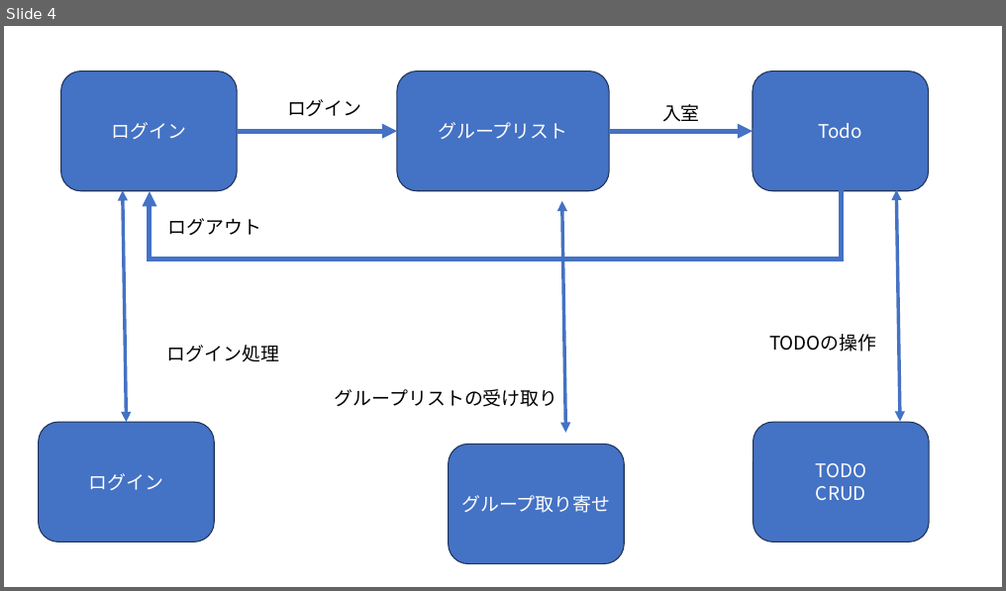
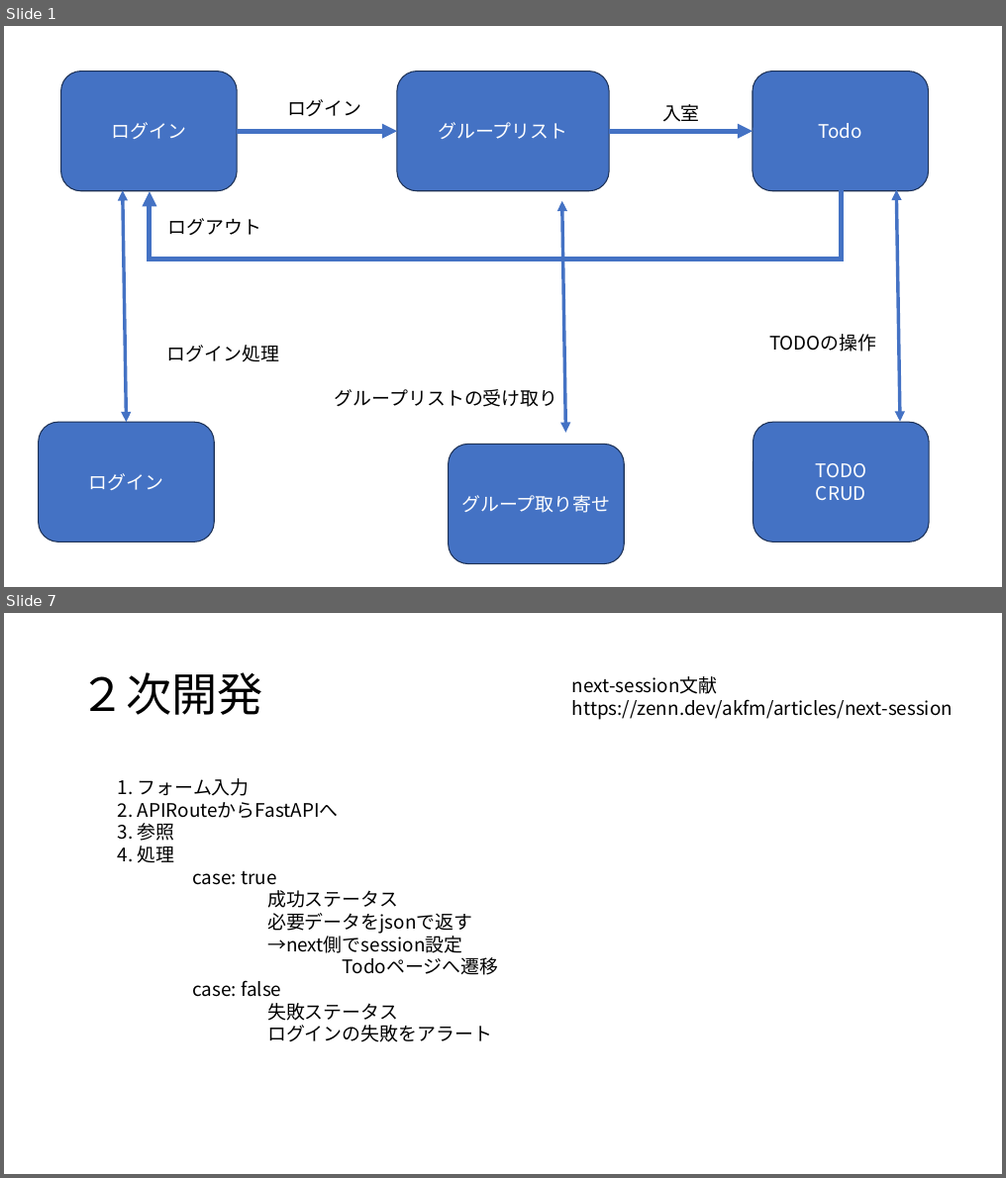
Before and after one commit to webfrontier-intern-20231002-20231031/todo-team-a, a slide deck: doc/Todo.pptx. Shown one above the other, each under a label of ours: slide 4 before the commit, slides 1 and 7 after it; the slides between them are not shown. The pictures are 1006x591 and 1006x1178 pixels, drawn with LibreOffice and Linux fonts; fonts in the diff are those of the drawing. Boxes give left, top, right and bottom in pixels: in the first picture for what was removed or moved away, otherwise in the second. Text is boxed around its words. In the diff, an @@ line names an element or a change of style, - is before the commit and + after.

```diff
--- a/doc/Todo.pptx
+++ b/doc/Todo.pptx
@@ slide 7 added at (4, 613, 1002, 1174), background #FFFFFF @@
@@ title added at (80, 672, 263, 715), 44 pt, text #000000 @@
+２次開発
@@ text added at (572, 676, 952, 720), 18 pt, text #000000 @@
+next-session文献
+https://zenn.dev/akfm/articles/next-session
@@ text added at (118, 778, 499, 1043), 18 pt, text #000000 @@
+1. フォーム入力
+2. APIRouteからFastAPIへ
+3. 参照
+4. 処理
+case: true
+成功ステータス
+必要データをjsonで返す
+→next側でsession設定
+Todoページへ遷移
+case: false
+失敗ステータス
+ログインの失敗をアラート
@@ what was slide 4 is now slide 1 @@
```
Also in this commit, not shown: 1 slide changed, 6 other slides added, 4 slides removed, 9 other files.
